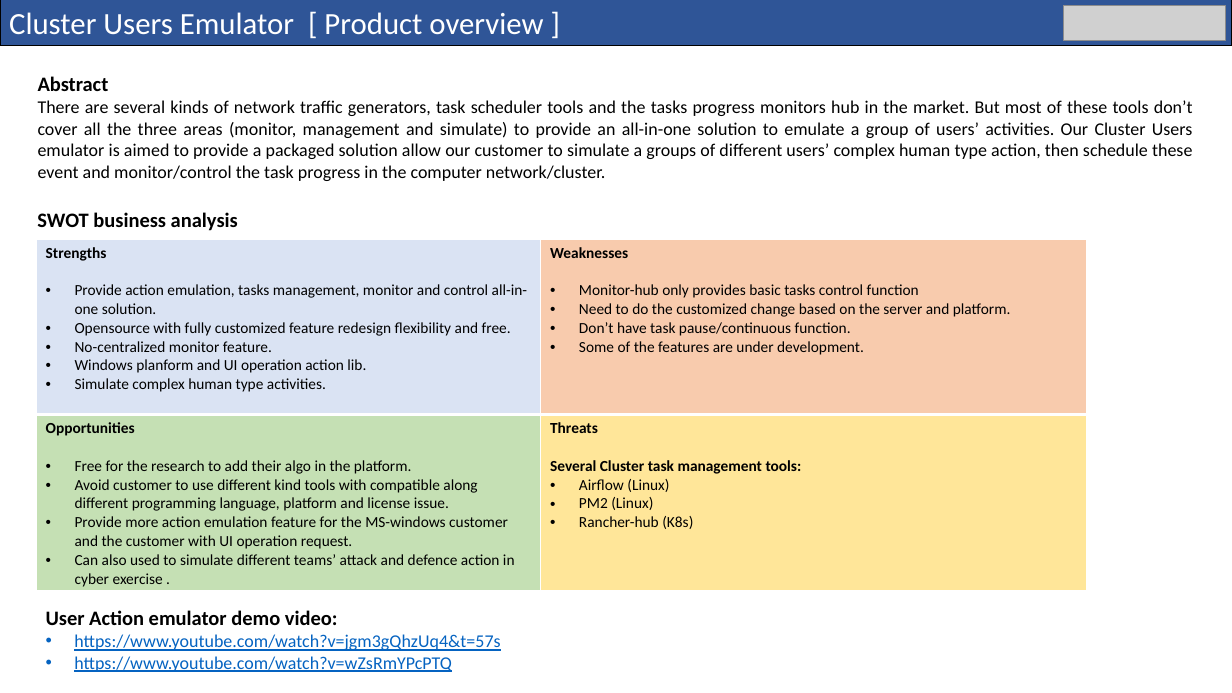
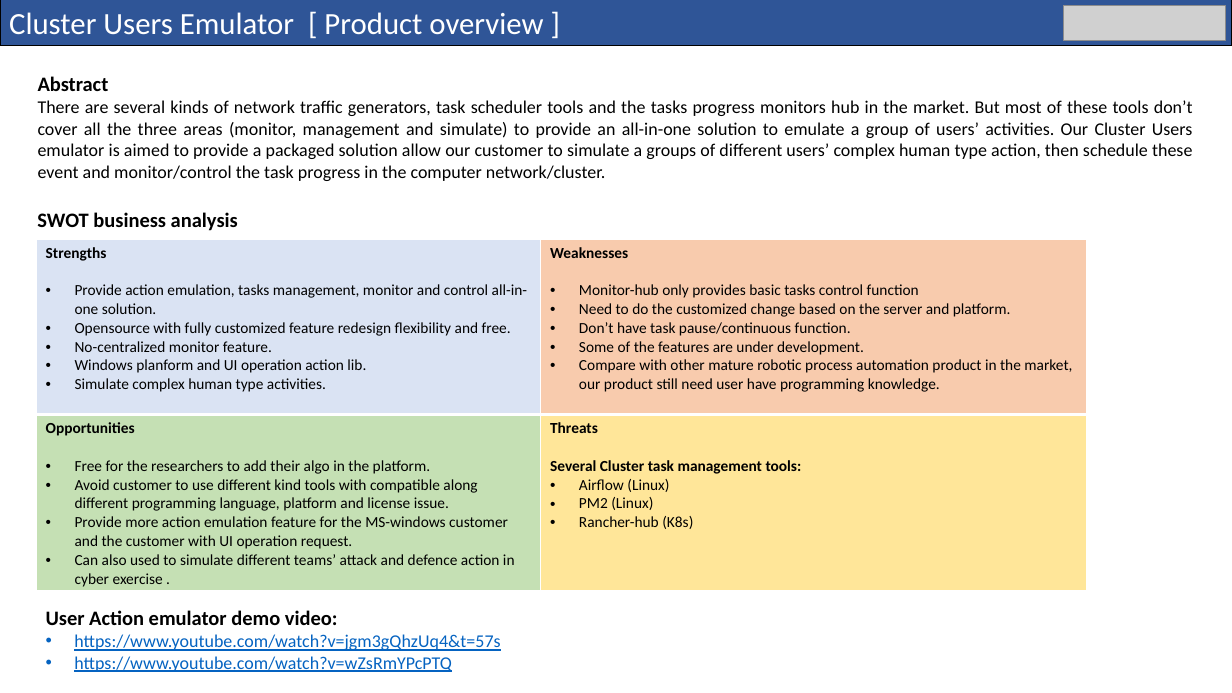
Before and after one commit to LiuYuancheng/Cluster_User_Emulation_System, a slide deck: slide 8 of doc/designDoc.pptx. Drawn at 1232x693 pixels with LibreOffice and Linux fonts; fonts in the diff are those of the drawing; grey boxes stand for pictures. Boxes give left, top, right and bottom in pixels: in the first picture for what was removed or moved away, otherwise in the second. Text is boxed around its words. In the diff, an @@ line names an element or a change of style, - is before the commit and + after.

```diff
--- a/doc/designDoc.pptx
+++ b/doc/designDoc.pptx
@@ table at (36,239,1087,591) @@
-row 1, column 2: Weaknesses / Monitor-hub only provides basic tasks control function / Need to do the customized change based on the server and platform. / Don’t have task pause/continuous function. / Some of the features are under development.
+row 1, column 2: Weaknesses / Monitor-hub only provides basic tasks control function / Need to do the customized change based on the server and platform. / Don’t have task pause/continuous function. / Some of the features are under development. / Compare with other mature robotic process automation product in the market, our product still need user have programming knowledge.
-row 2, column 1: Opportunities / Free for the research to add their algo in the platform. / Avoid customer to use different kind tools with compatible along different programming language, platform and license issue. / Provide more action emulation feature for the MS-windows customer and the customer with UI operation request. / Can also used to simulate different teams’ attack and defence action in cyber exercise .
+row 2, column 1: Opportunities / Free for the researchers to add their algo in the platform. / Avoid customer to use different kind tools with compatible along different programming language, platform and license issue. / Provide more action emulation feature for the MS-windows customer and the customer with UI operation request. / Can also used to simulate different teams’ attack and defence action in cyber exercise .
```
Also in this commit, not shown: 1 other file.
